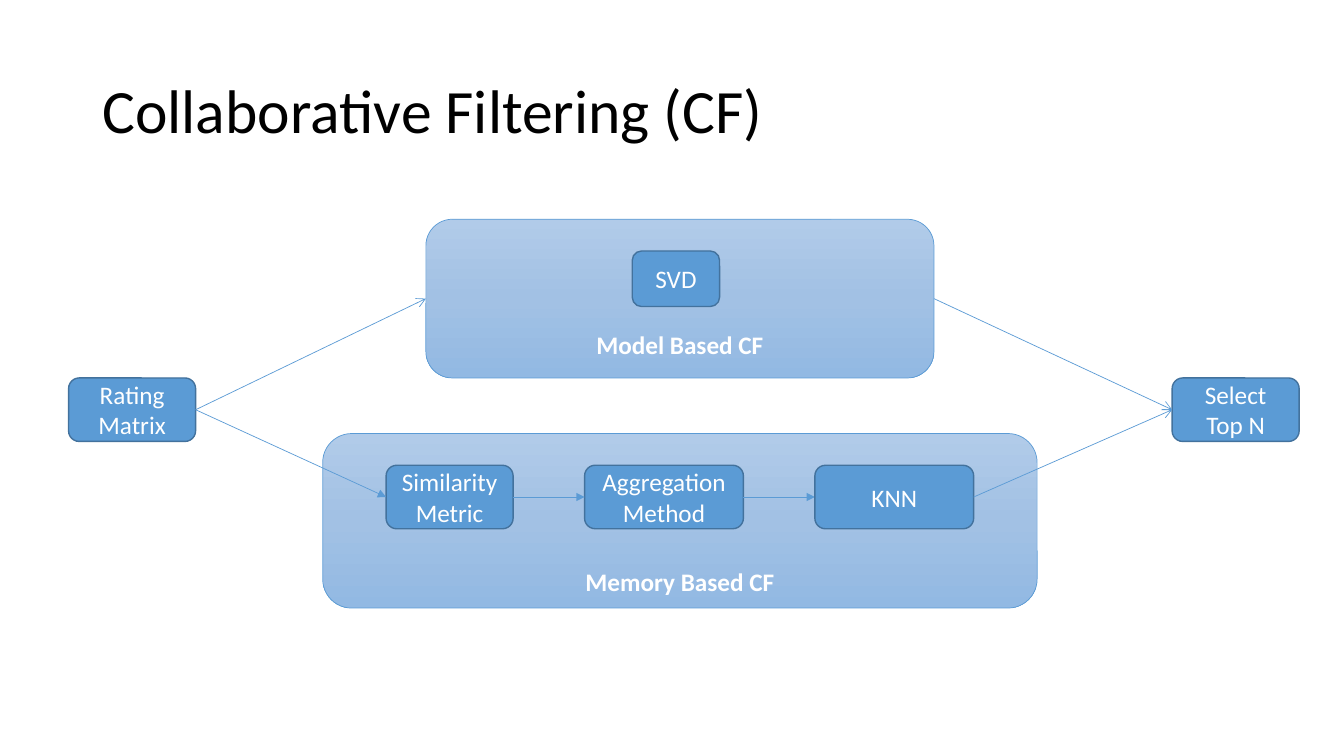
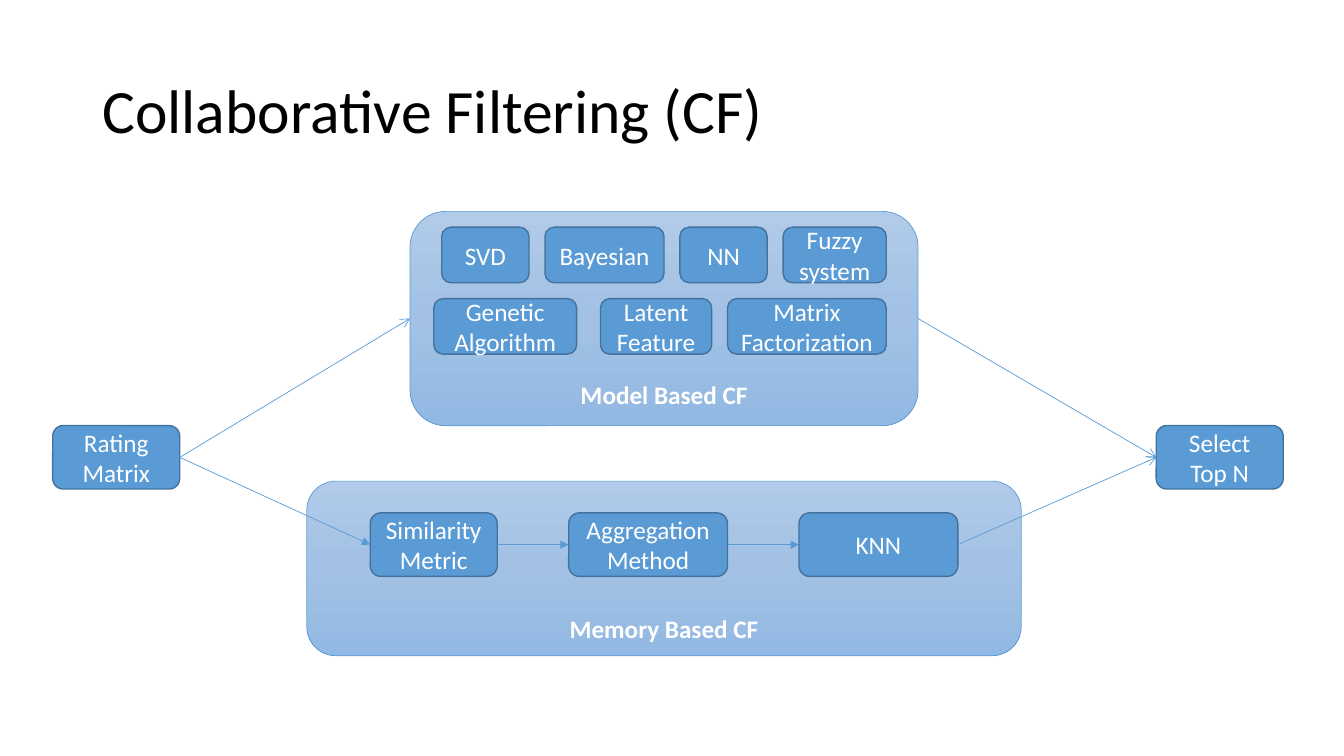
Before and after one commit to DibyamAgrawal/RS-ppt, a slide deck: slide 6 of summer_Basics of RS.pptx (slide 5 before the commit). Drawn at 1344x756 pixels with LibreOffice and Linux fonts; fonts in the diff are those of the drawing. Boxes give left, top, right and bottom in pixels: in the first picture for what was removed or moved away, otherwise in the second. Text is boxed around its words. In the diff, an @@ line names an element or a change of style, - is before the commit and + after.

```diff
--- a/summer_Basics of RS.pptx
+++ b/summer_Basics of RS.pptx
@@ rounded rectangle "Model Based CF": place and size @@
-rounded rectangle "Model Based CF" at [425,220,934,378]
+rounded rectangle "Model Based CF" at [410,212,919,426]
@@ rounded rectangle "SVD": place and size @@
-rounded rectangle "SVD" at [632,251,720,307]
+rounded rectangle "SVD" at [442,227,529,282]
@@ rounded rectangle added at [545,227,664,282], fill #5B9BD5, outline #43739E 1 pt, 18 pt, text #FFFFFF @@
+Bayesian
@@ rounded rectangle added at [680,227,767,282], fill #5B9BD5, outline #43739E 1 pt, 18 pt, text #FFFFFF @@
+NN
@@ rounded rectangle added at [783,227,886,282], fill #5B9BD5, outline #43739E 1 pt, 18 pt, text #FFFFFF @@
+Fuzzy system
@@ rounded rectangle added at [434,298,577,354], fill #5B9BD5, outline #43739E 1 pt, 18 pt, text #FFFFFF @@
+Genetic Algorithm
@@ rounded rectangle added at [601,298,712,354], fill #5B9BD5, outline #43739E 1 pt, 18 pt, text #FFFFFF @@
+Latent Feature
@@ rounded rectangle added at [728,298,886,354], fill #5B9BD5, outline #43739E 1 pt, 18 pt, text #FFFFFF @@
+Matrix Factorization
@@ arrow moved from (196, 410) - (425, 298) to (179, 458) - (410, 319) @@
@@ arrow moved from (934, 298) - (1173, 410) to (919, 319) - (1156, 458) @@
@@ arrow moved from (196, 410) - (386, 497) to (179, 458) - (370, 544) @@
@@ arrow moved from (974, 497) - (1173, 410) to (958, 544) - (1156, 458) @@
@@ 6 rounded rectangles, 2 arrows: place and size @@
-6 rounded rectangles, 2 arrows at [69,378,1300,608]
+6 rounded rectangles, 2 arrows at [52,425,1284,655]
```
Also in this commit, not shown: 3 other slides changed, 5 slides added, 10 other files.
